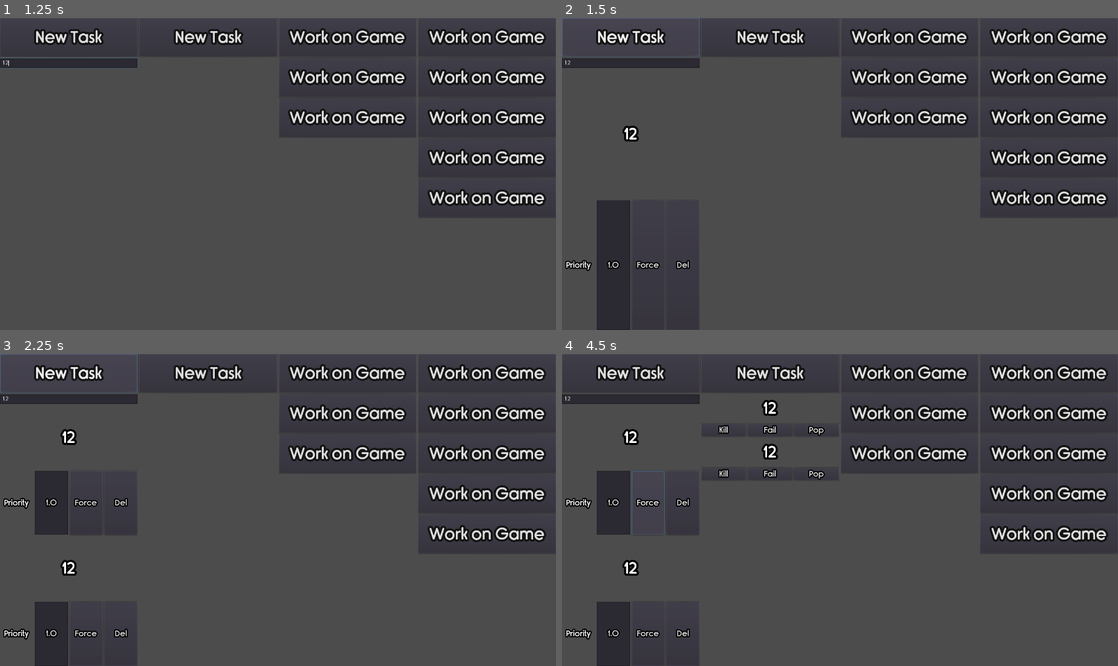
Above: before the commit, frames 1-4 (two rows, left to right).
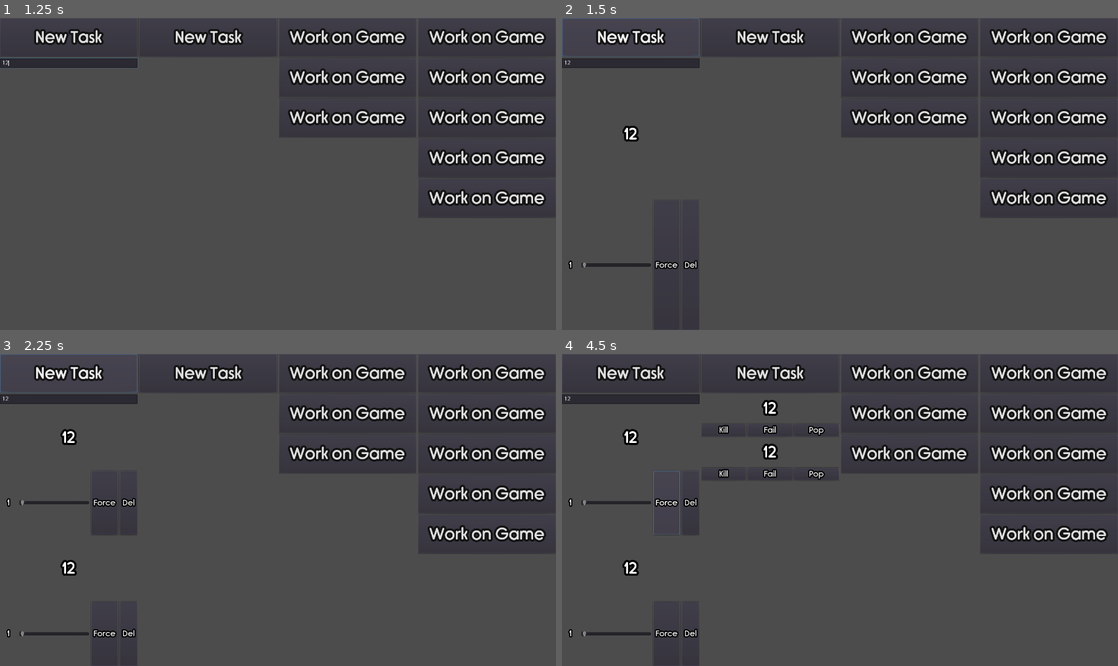
Above: after the commit, the same moments.

Repository: Tzeryushi/Daily-Driving
Game: Godot game, scene res://MainBlock.tscn
Two runs of this game, one before a commit and one after it. Both use one fixed random seed, a clock stepped at 60 frames per second and the inputs below.
Inputs (mouse positions are in pixels of both pictures, inside the frame that each line leads up to):
- Up to frame 1 (1.25 s): click (66, 61) at 0.52 s; type "12" at 0.6 s
- Up to frame 2 (1.5 s): click "New Task" at 1.25 s
- Up to frame 3 (2.25 s): click "New Task" at 2 s
- Up to frame 4 (4.5 s): click "New Task" at 2.75 s; click "New Task" at 3.5 s; click "Force" at 4.25 s

Frame 1 is identical in both runs. In frame 2, 2.8% of the frame differs, in the area x 0-25%, y 58-100%; in frame 3, 3.0%; in frame 4, 3.2%, in the area x 0-25%, y 37-100%.

Commit message:
deletion linking

Diff:
--- a/DailyTaskContainer.gd
+++ b/DailyTaskContainer.gd
@@ -5,6 +5,7 @@
 export(NodePath) var element_container
 
 export var daily_element : PackedScene
+
 
 func _ready() -> void:
 	element_container = get_node(element_container)
@@ -45,4 +46,7 @@
 	return choose_index
 
 func _on_daily_delete(element) -> void:
+	var node_x = element.origin_node
+	node_x.daily_node = null
+	node_x.used = false
 	element.queue_free()
--- a/Element.gd
+++ b/Element.gd
@@ -1,6 +1,7 @@
 extends VBoxContainer
 
 onready var element_title = $Title
+onready var priority_text = $HBoxContainer/Priority
 
 var daily_node = null
 
@@ -9,6 +10,10 @@
 var used : bool = false
 
 signal destroy
+
+func _ready() -> void:
+	priority_text.text = String(priority)
+	return
 
 func get_title() -> String:
 	return element_title.text
@@ -25,8 +30,6 @@
 func _on_Delete_pressed():
 	destroy() # Replace with function body.
 
-func _on_PriorityInput_text_entered(new_text):
-	priority = float(new_text)
-
-func _on_PriorityInput_text_changed(new_text):
-	priority = float(new_text)
+func _on_PriorityInput_value_changed(value):
+	priority = float(value)
+	priority_text.text = String(value)
--- a/Element.tscn
+++ b/Element.tscn
@@ -26,45 +26,50 @@
 [node name="HBoxContainer" type="HBoxContainer" parent="."]
 margin_top = 73.0
 margin_right = 270.0
-margin_bottom = 108.0
+margin_bottom = 104.0
 size_flags_horizontal = 3
 size_flags_vertical = 3
 
 [node name="Priority" type="Label" parent="HBoxContainer"]
-margin_top = 5.0
-margin_right = 61.0
-margin_bottom = 30.0
+margin_top = 3.0
+margin_right = 30.0
+margin_bottom = 28.0
 size_flags_horizontal = 3
+size_flags_stretch_ratio = 0.5
 theme = ExtResource( 2 )
-text = "Priority"
+text = "P"
 align = 1
 valign = 1
 
-[node name="PriorityInput" type="LineEdit" parent="HBoxContainer"]
-margin_left = 65.0
-margin_right = 135.0
-margin_bottom = 35.0
+[node name="PriorityInput" type="HSlider" parent="HBoxContainer"]
+margin_left = 34.0
+margin_right = 154.0
+margin_bottom = 31.0
 size_flags_horizontal = 3
+size_flags_vertical = 3
+size_flags_stretch_ratio = 2.0
 theme = ExtResource( 2 )
-text = "1.0"
-align = 1
+max_value = 20.0
+step = 0.2
 
 [node name="Force" type="Button" parent="HBoxContainer"]
-margin_left = 139.0
-margin_right = 205.0
-margin_bottom = 35.0
+margin_left = 158.0
+margin_right = 224.0
+margin_bottom = 31.0
 size_flags_horizontal = 3
+size_flags_stretch_ratio = 0.5
 theme = ExtResource( 2 )
 text = "Force"
 
 [node name="Delete" type="Button" parent="HBoxContainer"]
-margin_left = 209.0
+margin_left = 228.0
 margin_right = 270.0
-margin_bottom = 35.0
+margin_bottom = 31.0
 size_flags_horizontal = 3
+size_flags_stretch_ratio = 0.5
 theme = ExtResource( 2 )
 text = "Del"
 
-[connection signal="text_changed" from="HBoxContainer/PriorityInput" to="." method="_on_PriorityInput_text_changed"]
-[connection signal="text_entered" from="HBoxContainer/PriorityInput" to="." method="_on_PriorityInput_text_entered"]
+[connection signal="drag_ended" from="HBoxContainer/PriorityInput" to="." method="_on_PriorityInput_drag_ended"]
+[connection signal="value_changed" from="HBoxContainer/PriorityInput" to="." method="_on_PriorityInput_value_changed"]
 [connection signal="pressed" from="HBoxContainer/Delete" to="." method="_on_Delete_pressed"]
--- a/ElementContainer.gd
+++ b/ElementContainer.gd
@@ -15,4 +15,6 @@
 	_create_new_element(input_field.get_text())
 
 func _on_element_delete(element) -> void:
+	if element.daily_node != null:
+		element.daily_node.queue_free()
 	element.queue_free()
